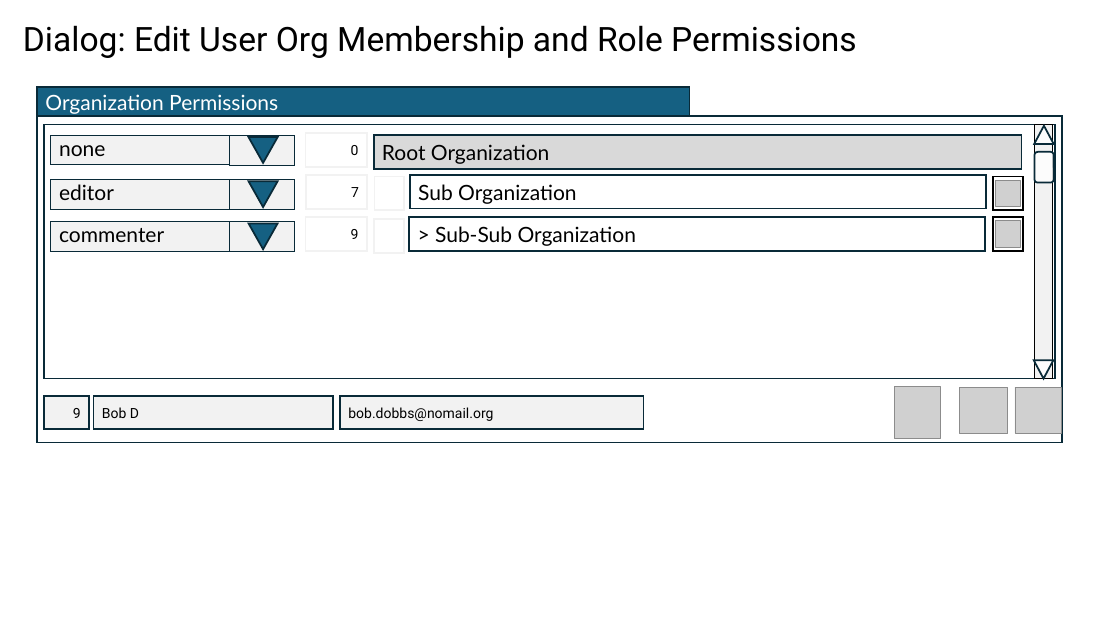
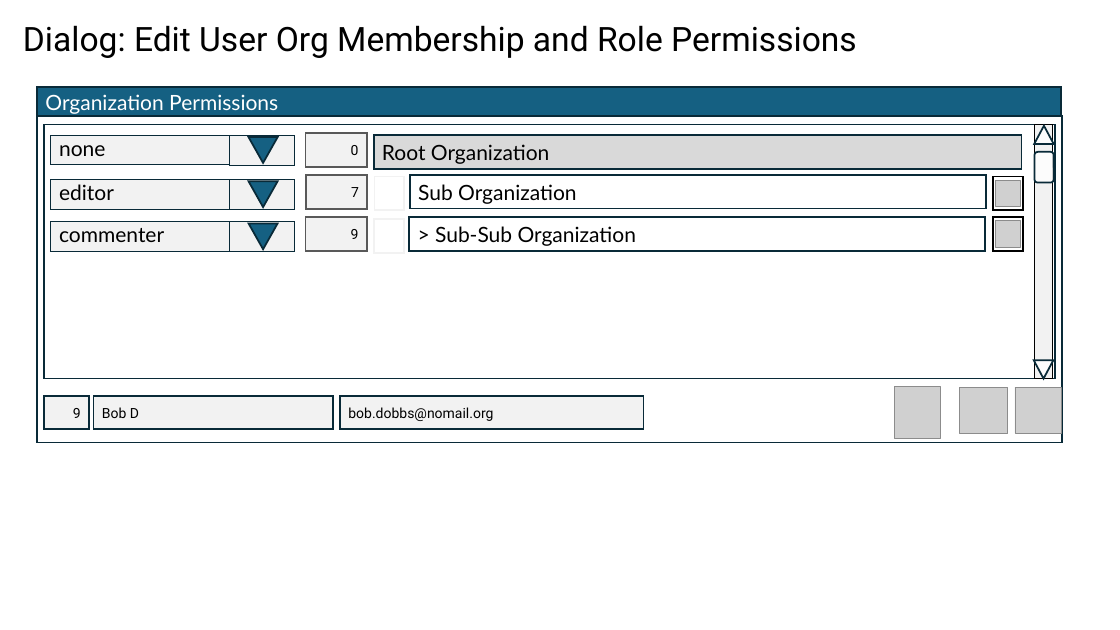
Before and after one commit to BlitzkriegSoftware/item_organizer, a slide deck: slide 21 of docs/ui-design.pptx (slide 14 before the commit). Drawn at 1120x630 pixels with LibreOffice and Linux fonts; fonts in the diff are those of the drawing; grey boxes stand for pictures; background and template pictures are left out. Boxes give left, top, right and bottom in pixels: in the first picture for what was removed or moved away, otherwise in the second. Text is boxed around its words. In the diff, an @@ line names an element or a change of style, - is before the commit and + after.

```diff
--- a/docs/ui-design.pptx
+++ b/docs/ui-design.pptx
@@ rectangle "Organization Permissions": place and size @@
-rectangle "Organization Permissions" at [37, 87, 690, 116]
+rectangle "Organization Permissions" at [37, 87, 1061, 116]
@@ fill #FFFFFF to #F2F2F2; outline #F2F2F2 1.5 pt to #595959 1.5 pt in 3 elements at [307, 176, 368, 209], [306, 218, 367, 251], [306, 134, 367, 167] @@
```
Also in this commit, not shown: 3 other slides changed, 8 slides added, 8 other files.
